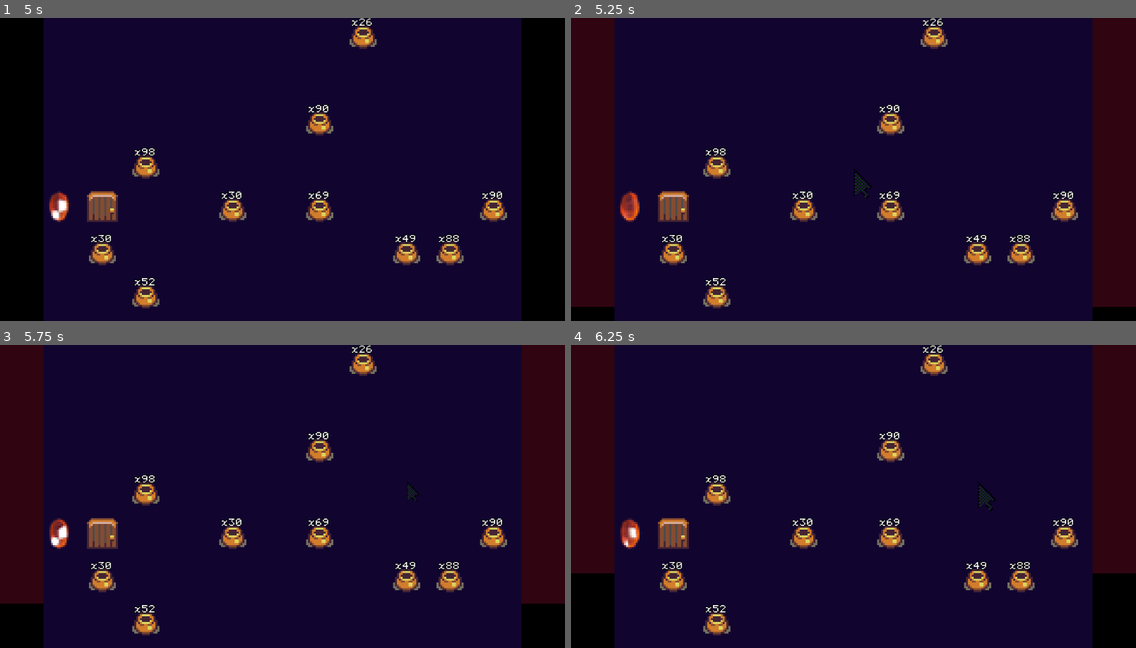
Above: before the commit, frames 1-4 (two rows, left to right).
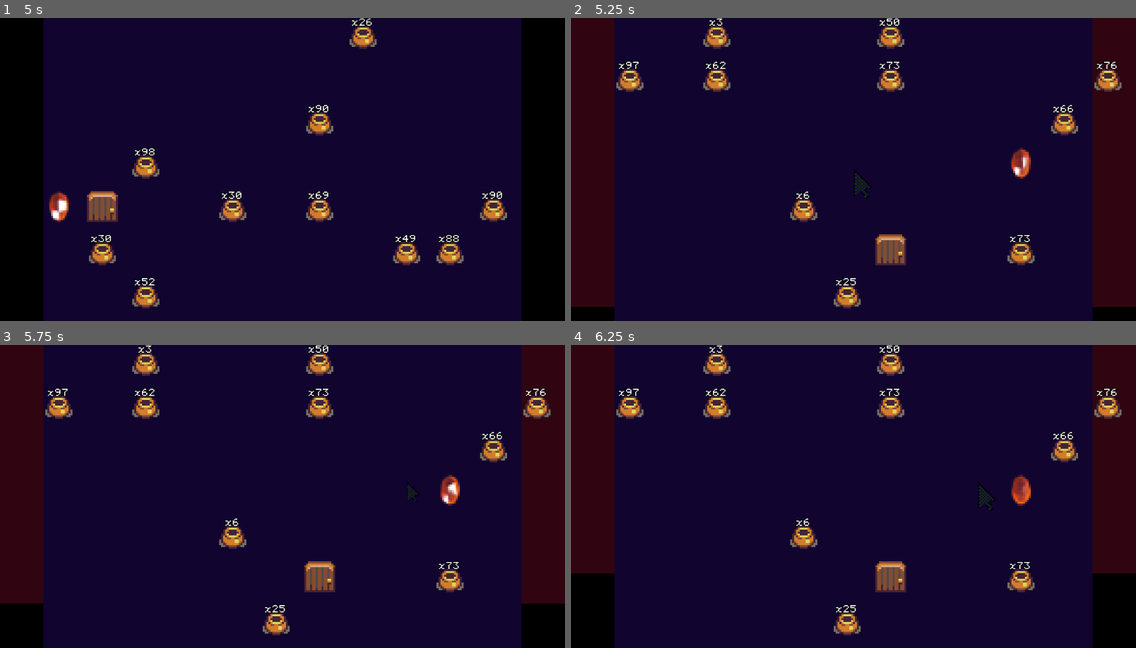
Above: after the commit, the same moments.

Repository: tedsteen/godot-cursors
Game: Godot game, scene res://main.tscn
Two runs of this game, one before a commit and one after it. Both use one fixed random seed, a clock stepped at 60 frames per second and the inputs below.
Inputs (mouse positions are in pixels of both pictures, inside the frame that each line leads up to):
- Up to frame 1 (5 s): move the mouse to (406, 154) at 0.52 s; click (406, 154) at 0.67 s; move the mouse to (169, 184) at 1.27 s; click (169, 184) at 1.42 s; move the mouse to (339, 102) at 2.02 s; click (339, 102) at 2.17 s; move the mouse to (254, 230) at 2.77 s; click (254, 230) at 2.92 s; move the mouse to (452, 214) at 3.52 s; click (452, 214) at 3.67 s; move the mouse to (113, 124) at 4.27 s; click (113, 124) at 4.42 s
- Up to frame 2 (5.25 s): move the mouse to (881, 169) at 5.02 s; click (881, 169) at 5.17 s
- Up to frame 3 (5.75 s): no input
- Up to frame 4 (6.25 s): move the mouse to (768, 420) at 5.77 s; click (768, 420) at 5.92 s

Frame 1 is identical in both runs. In frame 2, 7.2% of the frame differs, in the area x 8-98%, y 0-96%; in frame 3, 7.2%; in frame 4, 7.2%.

Commit message:
cleanups

Diff:
--- a/Level.tscn
+++ b/Level.tscn
@@ -10,6 +10,7 @@
 offset_bottom = 630.0
 
 [node name="BackgroundRect" type="ColorRect" parent="Container"]
+unique_name_in_owner = true
 layout_mode = 1
 anchors_preset = 15
 anchor_right = 1.0
@@ -19,6 +20,7 @@
 color = Color(0, 0, 0, 1)
 
 [node name="TimeRect" type="ColorRect" parent="Container"]
+unique_name_in_owner = true
 layout_mode = 1
 anchors_preset = 15
 anchor_right = 1.0
@@ -38,5 +40,6 @@
 theme_override_constants/margin_right = 90
 
 [node name="ProgressRect" type="ColorRect" parent="Container/MarginContainer"]
+unique_name_in_owner = true
 layout_mode = 2
 color = Color(0.0666667, 0.0196078, 0.188235, 1)
--- a/entities/door.gd
+++ b/entities/door.gd
@@ -1,2 +1,5 @@
 extends Entity
 class_name Door
+
+func handle_click(_event: InputEventMouse):
+	print_debug("Knock...")
--- a/entities/entity.gd
+++ b/entities/entity.gd
@@ -1,2 +1,5 @@
 extends Area2D
 class_name Entity
+
+func handle_click(_event: InputEventMouse):
+	push_warning("Unhandled click on %s" % self)
--- a/entities/gem.gd
+++ b/entities/gem.gd
@@ -1,11 +1,5 @@
 extends Entity
 class_name Gem
 
-# Called when the node enters the scene tree for the first time.
-func _ready():
-	pass # Replace with function body.
-
-
-# Called every frame. 'delta' is the elapsed time since the previous frame.
-func _process(delta):
-	pass
+func handle_click(_event: InputEventMouse):
+	queue_free()
--- a/entities/pot.gd
+++ b/entities/pot.gd
@@ -7,7 +7,10 @@
 
 @export var health: int : set = set_health
 
-func take_damage():
+func _ready():
+	set_health(health)
+
+func handle_click(_event: InputEventMouse):
 	if health > 0:
 		health = health - 1
 		if health <= 0:
--- a/level.gd
+++ b/level.gd
@@ -6,8 +6,8 @@
 
 var rng: RandomNumberGenerator
 
-@onready var background_rect = $Container/BackgroundRect
-@onready var time_rect = $Container/TimeRect
+@onready var background_rect = %BackgroundRect
+@onready var time_rect = %TimeRect
 @onready var view_to_world = self.get_canvas_transform().affine_inverse()
 @onready var dss: = get_world_2d().direct_space_state
 
@@ -18,7 +18,6 @@
 var frame
 var current_recording: Cursor
 var cursors: Array[Cursor]
-var entities: Array[Entity]
 
 var point_params: = PhysicsPointQueryParameters2D.new()
 
@@ -27,39 +26,40 @@
 func _ready():
 	rng = RandomNumberGenerator.new()
 	rng.seed = map_seed
-	point_params.collide_with_areas = true #set it up
+	point_params.collide_with_areas = true
 	#point_params.collision_mask = 2
 	cursors = []
 	reset_time(true)
 
-func generate_map_data(difficulty: int, amount: int) -> Array[Dictionary]:
+func generate_map_data(difficulty: int, amount: int):
+	var available_entities: Array[Entity] = []
+
+	for i in range(0, amount):
+		var pot: Pot = pot_res.instantiate()
+		pot.health = rng.randi() % difficulty + 1
+		available_entities.append(pot)
+
+	available_entities.append(door_res.instantiate())
+	available_entities.append(gem_res.instantiate())
+
 	var width = int(background_rect.size.x / CELL_SIZE)
 	var height = int(background_rect.size.y / CELL_SIZE)
 
-	var available_stuff: Array[Dictionary] = []
-	var free_slots: Array = range(0, width*height)
+	if available_entities.size() > width * height:
+		push_error("Can't fit content on map.")
+		return
 
-	for i in range(0, amount):
-		available_stuff.append({"type": "pot", "health": rng.randi() % difficulty + 1 })
-
-	available_stuff.append({ "type": "door" })
-	available_stuff.append({ "type": "gem" })
-
-	if available_stuff.size() > width * height:
-		push_error("Can't fit content on map.")
-		return []
-
+	var free_slots: Array = range(0, width * height)
 	var map_data: Array[Dictionary] = []
-	for stuff in available_stuff:
+	for entity in available_entities:
 		var idx = rng.randi() % free_slots.size()
 		var coord = free_slots[idx]
-		stuff["position"] = Vector2((coord % width) * CELL_SIZE, int(coord / width) * CELL_SIZE)
-		map_data.append(stuff)
+		entity.position = Vector2((coord % width) * CELL_SIZE, int(coord / width) * CELL_SIZE)
+		entity.add_to_group("entities")
+		add_child(entity)
 		free_slots.remove_at(idx)
 
-	return map_data
-
-func reset_time(new_pots: bool):
+func reset_time(new_map: bool):
 	time = 0
 	frame = 0
 	if current_recording: current_recording.show()
@@ -68,37 +68,20 @@
 	current_recording.hide()
 	add_child(current_recording)
 
-	if new_pots:
-		for entity in entities:
-			if entity is Pot:
-				remove_child(entity)
-		for map_data in generate_map_data(100, 10):
-			var position = map_data.position
-			if map_data.type == "pot":
-				var pot: Pot = pot_res.instantiate()
-				pot.position = position
-				entities.append(pot)
-				add_child(pot)
-				pot.health = map_data.health
-			elif map_data.type == "door":
-				var door: Door = door_res.instantiate()
-				door.position = position
-				entities.append(door)
-				add_child(door)
-			elif map_data.type == "gem":
-				var gem: Gem = gem_res.instantiate()
-				gem.position = position
-				entities.append(gem)
-				add_child(gem)
+	if new_map:
+		for entity in get_tree().get_nodes_in_group("entities"):
+			entity.queue_free()
+
+		generate_map_data(100, 10)
 
 func _physics_process(delta):
 	time += delta
 	if time >= cursor_lifetime:
 		cursors.push_back(current_recording)
-		reset_time(false)
+		reset_time(true)
 
 	for cursor in cursors:
-		var event = cursor.play_frame(frame, %Camera2D)
+		var event = cursor.play_frame(frame, self.get_parent().get_node("%Camera2D"))
 		handle_click(event)
 
 	frame += 1
@@ -109,14 +92,10 @@
 	if event is InputEventMouseButton && event.button_index == 1 && event.pressed:
 		point_params.position = event.position * view_to_world
 		var hits = dss.intersect_point(point_params)
+
 		for hit in hits:
 			var entity = hit.collider
-			if entity is Pot:
-				entity.take_damage()
-			elif entity is Door:
-				print_debug("Knock...")
-			elif entity is Gem:
-				remove_child(entity)
+			entity.handle_click(event)
 
 func _input(event):
 	if event is InputEventMouse:
